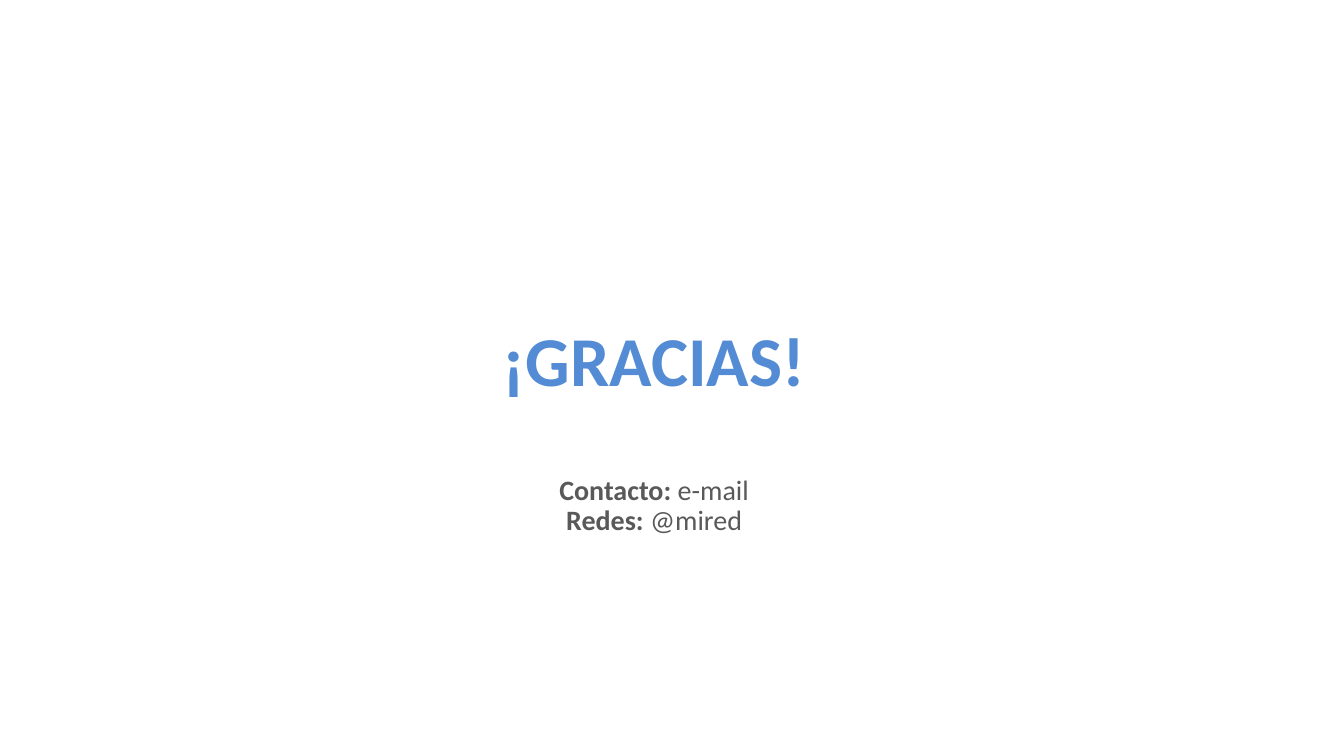
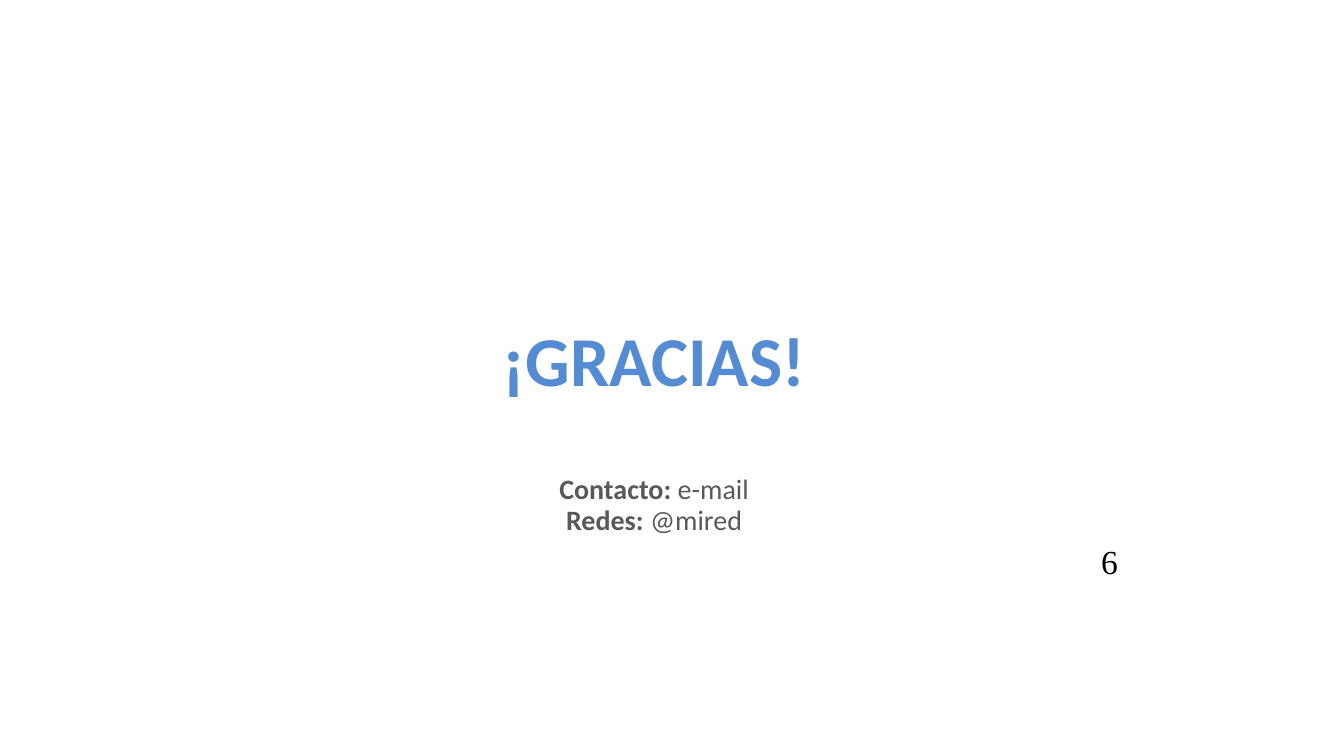
Before and after one commit to neptuso/Charlas, a slide deck: slide 6 of IDERA/idera-styles.pptx. Drawn at 1344x756 pixels with LibreOffice and Linux fonts; fonts in the diff are those of the drawing; background and template pictures are left out. Boxes give left, top, right and bottom in pixels: in the first picture for what was removed or moved away, otherwise in the second. Text is boxed around its words. In the diff, an @@ line names an element or a change of style, - is before the commit and + after.

```diff
--- a/IDERA/idera-styles.pptx
+++ b/IDERA/idera-styles.pptx
@@ text added at [1101, 551, 1118, 575], 24 pt, text #000000 @@
+6
```
Also in this commit, not shown: 1 other slide changed, 1 slide added, 1 slide removed, 2 other files.
